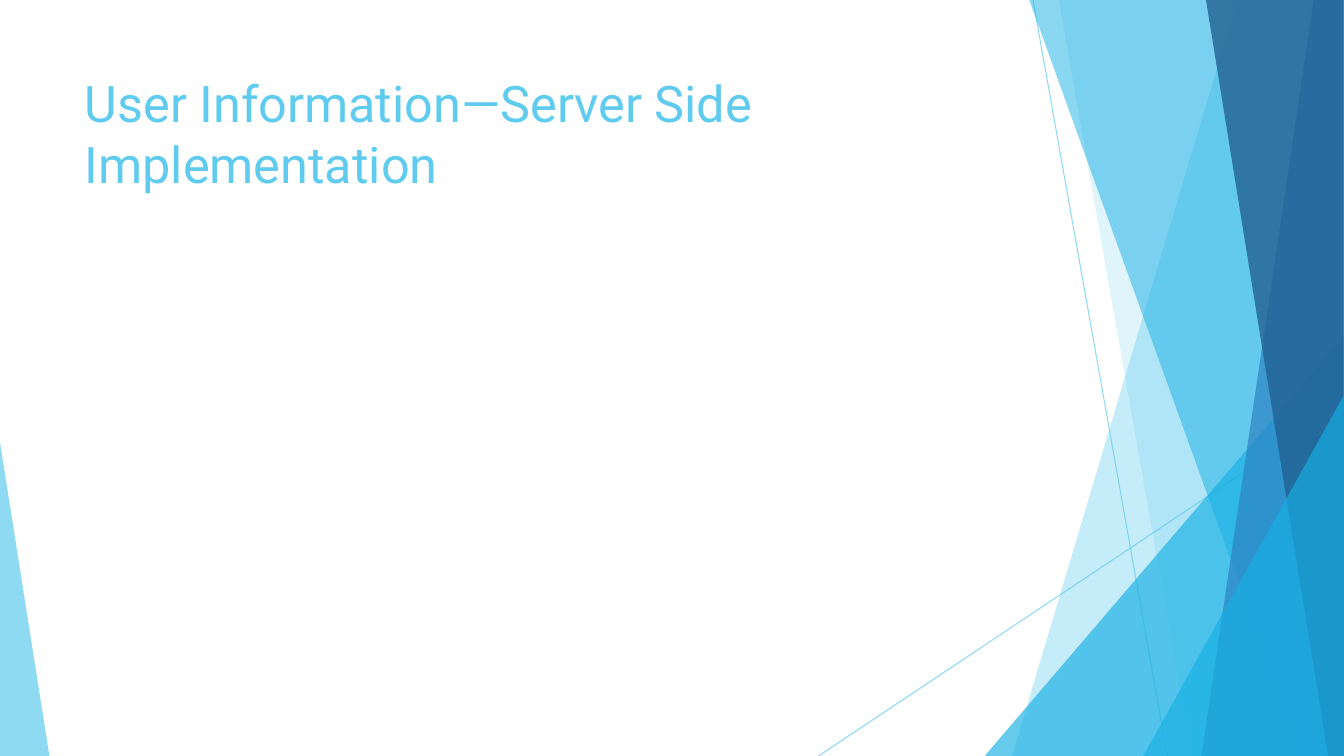
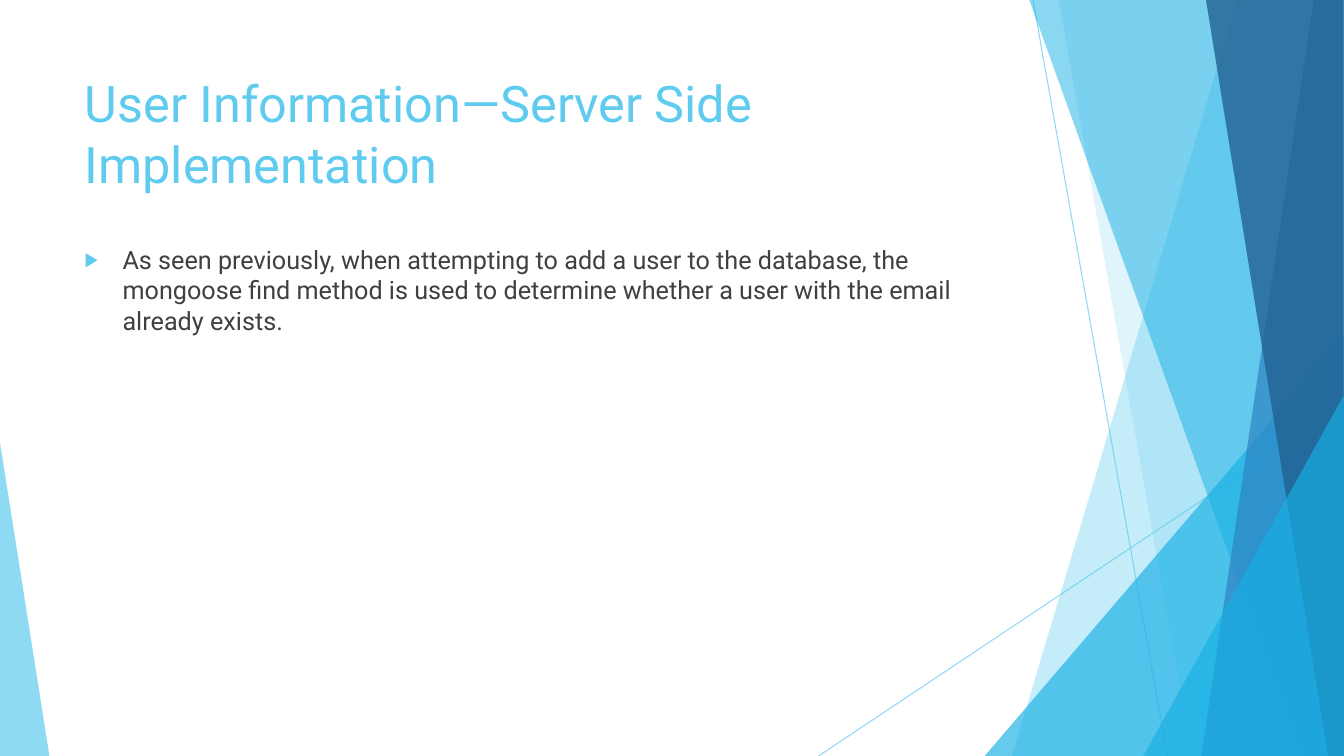
Before and after one commit to garciaac01/acs560_course_project, a slide deck: slide 31 of My EZ Shopper.pptx (slide 26 before the commit). Drawn at 1344x756 pixels with LibreOffice and Linux fonts; fonts in the diff are those of the drawing. Boxes give left, top, right and bottom in pixels: in the first picture for what was removed or moved away, otherwise in the second. Text is boxed around its words. In the diff, an @@ line names an element or a change of style, - is before the commit and + after.

```diff
--- a/My EZ Shopper.pptx
+++ b/My EZ Shopper.pptx
@@ text added at [123,250,950,336], 18 pt, text #404040 @@
+▶ As seen previously, when attempting to add a user to the database, the mongoose find method is used to determine whether a user with the email already exists.
```
Also in this commit, not shown: 10 other slides changed, 7 slides added, 2 slides removed.
